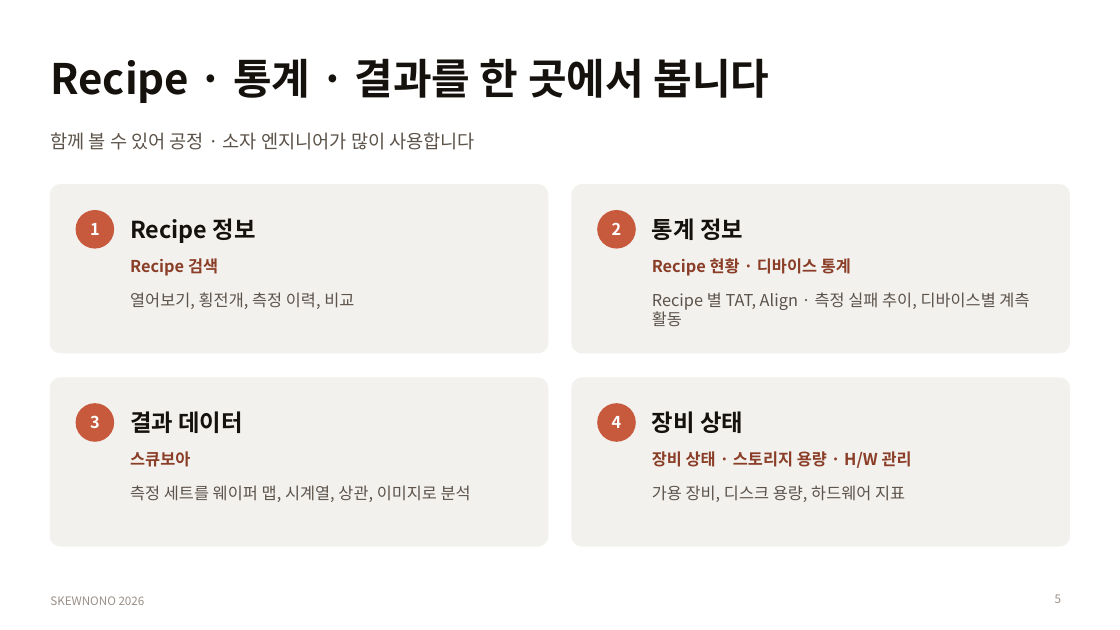
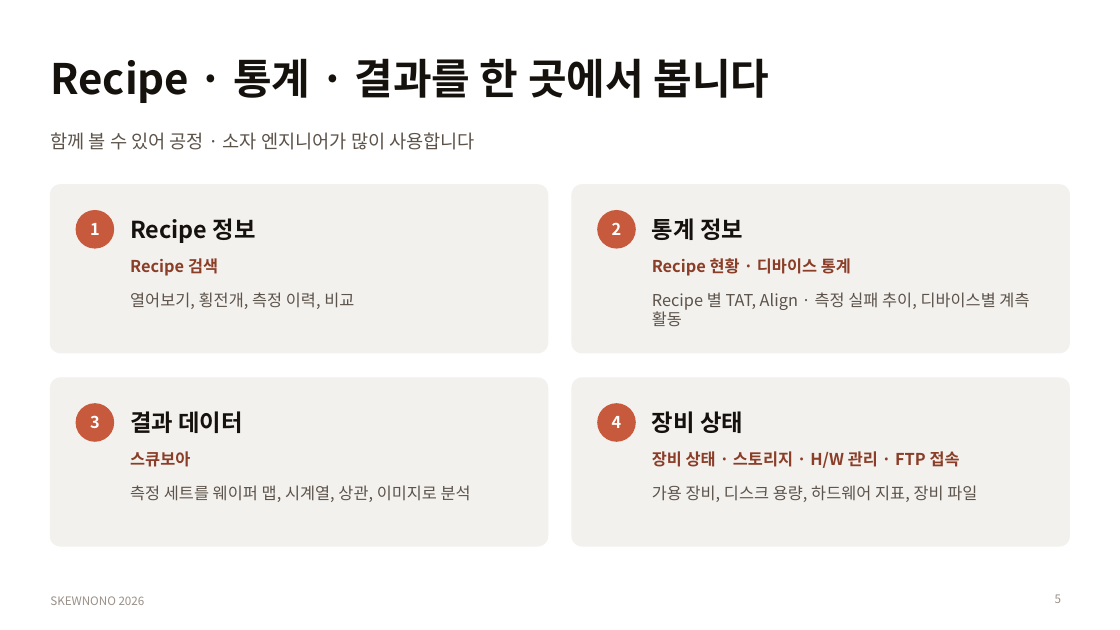
Before and after one commit to DarrenKoi/skewnono_v3_nuxt, a slide deck: slide 5 of docs/progress_report/skewnono_year_end_report_2026.pptx. Drawn at 1120x630 pixels with LibreOffice and Linux fonts; fonts in the diff are those of the drawing. Boxes give left, top, right and bottom in pixels: in the first picture for what was removed or moved away, otherwise in the second. Text is boxed around its words. In the diff, an @@ line names an element or a change of style, - is before the commit and + after.

```diff
--- a/docs/progress_report/skewnono_year_end_report_2026.pptx
+++ b/docs/progress_report/skewnono_year_end_report_2026.pptx
@@ text at [652,451,960,468]: text changed @@
-장비 상태 · 스토리지 용량 · H/W 관리
+장비 상태 · 스토리지 · H/W 관리 · FTP 접속
@@ text at [652,485,977,502]: text changed @@
-가용 장비, 디스크 용량, 하드웨어 지표
+가용 장비, 디스크 용량, 하드웨어 지표, 장비 파일
```
Also in this commit, not shown: 3 other slides changed, 2 slides added.
